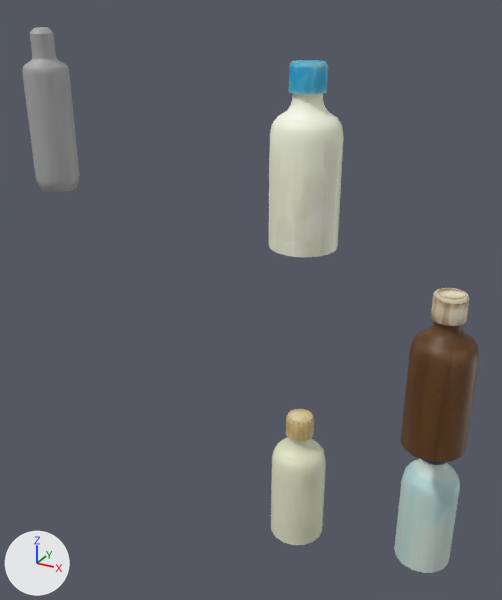
A saved change to the Blender file Asset/Blender/fioles_chimie.blend.
Both versions are drawn from a camera (50 mm lens) standing at (0.656, -3.087, 2.139) and looking at (-0.081, -1.747, 1.469). The lights are fixed; the arrows at lower left show +X, +Y and +Z. The first picture is the older version.

The first picture shows 'TAG_bombone', 'TAG_bouteille1', 'TAG_bouteille2', 'TAG_bouteille3', 'TAG_bouteille4'.
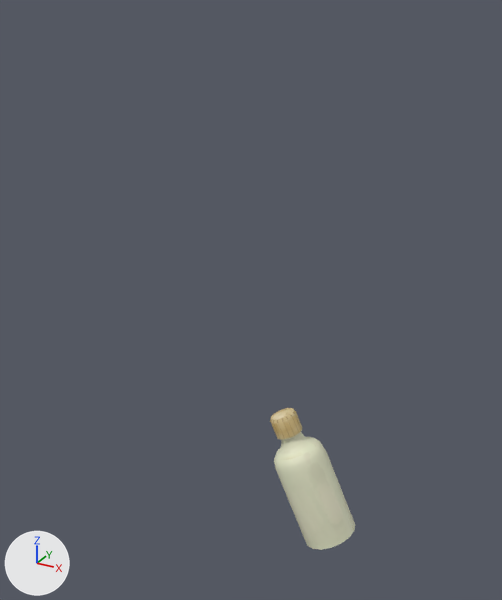
Where the newer file only moved an object's origin or applied its transform, the numbers keep the older frame.

What differs and where, as boxes (x1, y1, x2, y2) in the pictures (502 x 600 px):
'TAG_bouteille3', hidden
    before: (269, 60, 343, 257)
'TAG_bouteille4', hidden (brown)
    before: (400, 288, 479, 463)
'TAG_bouteille1', reshaped (54% wider)
    before: (271, 409, 326, 545)
    after: (270, 408, 355, 550)
'TAG_bombone', hidden
    before: (22, 27, 79, 192)
'TAG_bouteille2', hidden
    before: (394, 459, 460, 573)

What the commit changed:
me_cylinder_007 is used by ob_tag_bouteille1; location (0.0, 0.0, 0.0).
me_cylinder_007 had 272 vertices, 244 faces and spanned x -0.013..0.125, y -1.812..-1.674, z 0.834..1.184.
me_cylinder_007 now has 272 vertices, 244 faces and spans x -0.023..0.214, y -1.812..-1.674, z 0.826..1.186.
me_cylinder_007 part 1: the whole mesh is multiplied about its middle by the matrix ((0.897, -0.153, -0.415), (0.167, 0.986, -0.004), (0.409, -0.066, 0.91)), then moved by (0.023, 0.0, 0.005).
Object 'TAG_bombone' (ob_tag_bombone) is now hidden.
Object 'TAG_bouteille2' (ob_tag_bouteille2) is now hidden.
Object 'TAG_bouteille3' (ob_tag_bouteille3) is now hidden.
Object 'TAG_bouteille4' (ob_tag_bouteille4) is now hidden.
